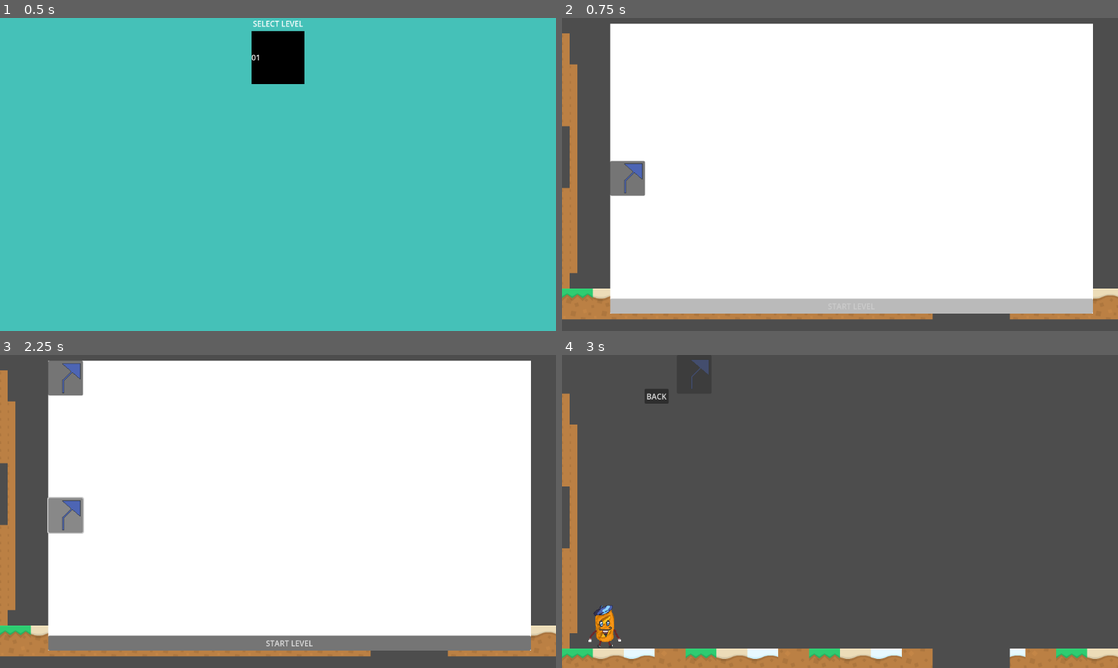
Above: before the commit, frames 1-4 (two rows, left to right).
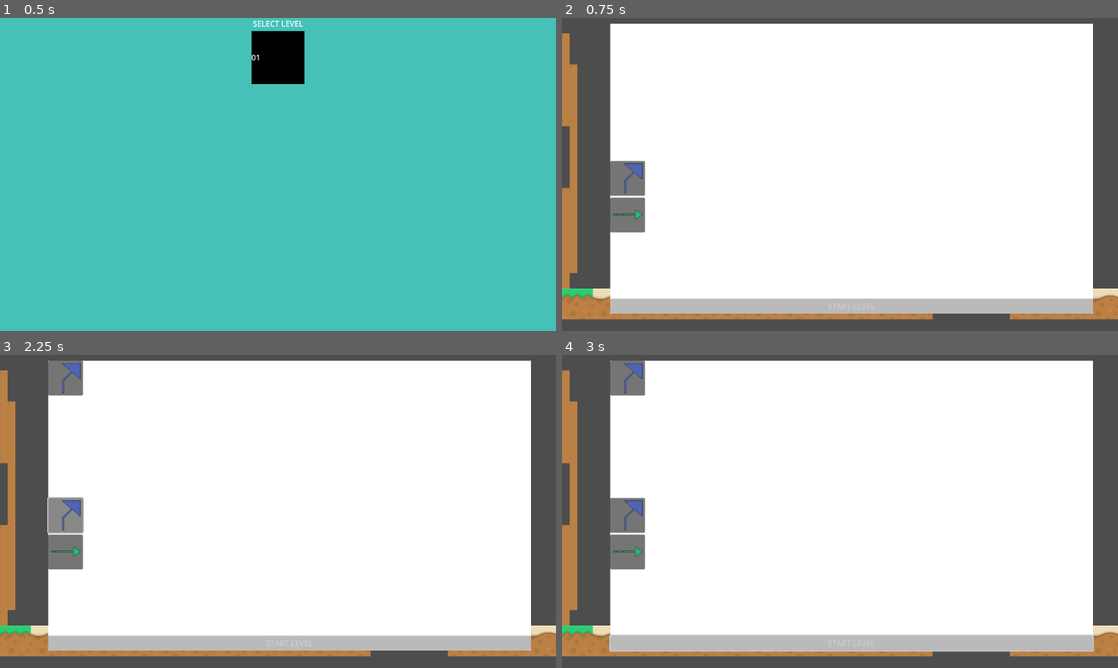
Above: after the commit, the same moments.

Repository: jbduzan/PSGameJam17
Game: Godot game, scene res://scenes/main.tscn
Two runs of this game, one before a commit and one after it. Both use one fixed random seed, a clock stepped at 60 frames per second and the inputs below.
Inputs (mouse positions are in pixels of both pictures, inside the frame that each line leads up to):
- Up to frame 1 (0.5 s): no input
- Up to frame 2 (0.75 s): click "01" at 0.5 s
- Up to frame 3 (2.25 s): click "BACK" at 1.25 s; click (66, 514) at 2 s
- Up to frame 4 (3 s): click (851, 642) at 2.75 s, where only the run before the commit has a clickable "START LEVEL"

Frame 1 is identical in both runs. In frame 2, 0.7% of the frame differs, in the area x 8-15%, y 57-69%; in frame 3, 4.9%; in frame 4, 87%, in the area x 0-100%, y 1-100%.

Commit message:
fix back button

Diff:
--- a/scenes/level.tscn
+++ b/scenes/level.tscn
@@ -1093,13 +1093,13 @@
 position = Vector2(1217, 479)
 shape = SubResource("RectangleShape2D_gn4fi")
 
-[node name="BackButton" parent="." instance=ExtResource("5_qogh7")]
+[node name="UI" type="CanvasLayer" parent="."]
+
+[node name="BackButton" parent="UI" instance=ExtResource("5_qogh7")]
 offset_left = 171.0
 offset_top = 22.0
 offset_right = 221.0
 offset_bottom = 53.0
-
-[node name="UI" type="CanvasLayer" parent="."]
 
 [node name="abilitiesBar" type="HBoxContainer" parent="UI"]
 anchors_preset = 5
--- a/scenes/levels/level_1.tscn
+++ b/scenes/levels/level_1.tscn
@@ -1,6 +1,8 @@
-[gd_scene load_steps=2 format=3 uid="uid://braodvc75gig5"]
+[gd_scene load_steps=4 format=3 uid="uid://braodvc75gig5"]
 
 [ext_resource type="PackedScene" uid="uid://hdpum82eq2k2" path="res://scenes/level.tscn" id="1_ksju7"]
+[ext_resource type="Script" uid="uid://cnd3gqyxdtcm5" path="res://scripts/abilities/dash.gd" id="3_nsrm0"]
+[ext_resource type="Script" uid="uid://ct3g3meibcvif" path="res://scripts/abilities/jump.gd" id="8_qxy0u"]
 
 [node name="level_1" instance=ExtResource("1_ksju7")]
 
@@ -12,3 +14,5 @@
 offset_top = 12.0
 offset_right = 1100.0
 offset_bottom = 612.0
+NbrAbilitiesAllowed = 2
+AbilitiesAllowed = [ExtResource("8_qxy0u"), ExtResource("3_nsrm0")]
